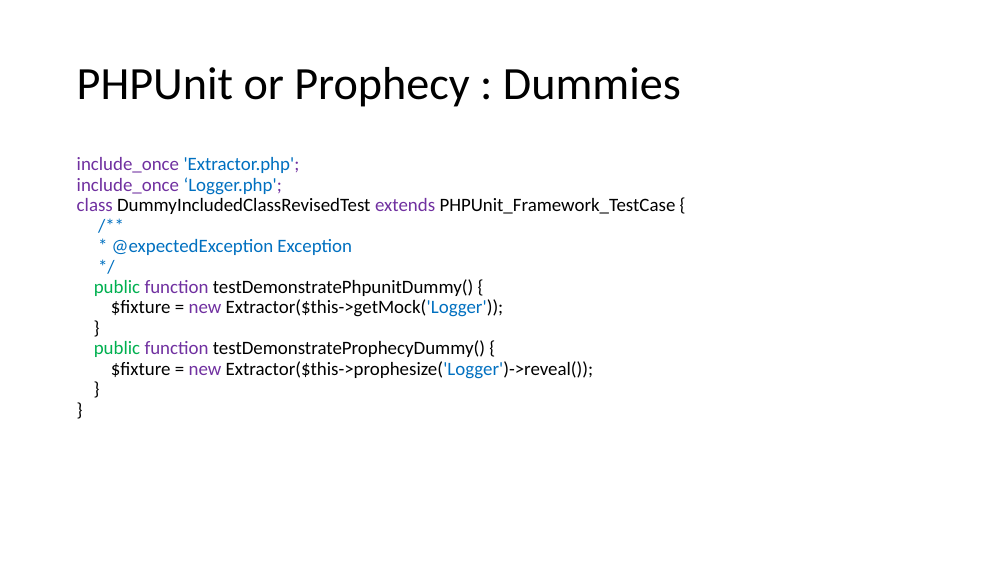
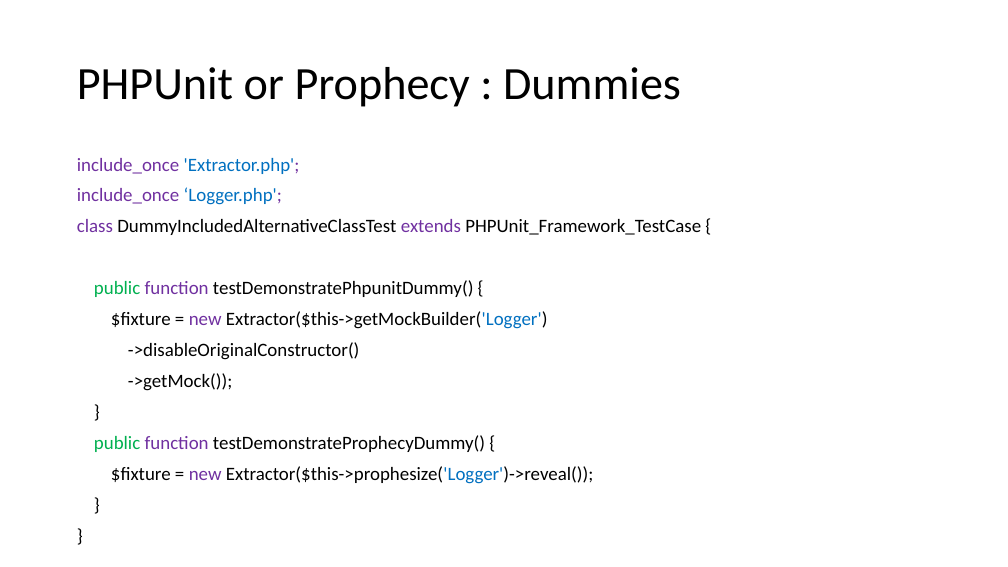
Before and after one commit to docljn/phpunit-or-prophecy-for-mocks, a slide deck: slide 22 of Creating Unit Test Mocks - PHPUnit or Prophecy.pptx. Drawn at 1008x567 pixels with LibreOffice and Linux fonts; fonts in the diff are those of the drawing. Boxes give left, top, right and bottom in pixels: in the first picture for what was removed or moved away, otherwise in the second. Text is boxed around its words. In the diff, an @@ line names an element or a change of style, - is before the commit and + after.

```diff
--- a/Creating Unit Test Mocks - PHPUnit or Prophecy.pptx
+++ b/Creating Unit Test Mocks - PHPUnit or Prophecy.pptx
@@ text at [77,158,594,484]: more space between paragraphs @@
@@ text at [77,219,701,235]: text changed @@
-class DummyIncludedClassRevisedTest extends PHPUnit_Framework_TestCase {
-/**
-* @expectedException Exception
-*/
+class DummyIncludedAlternativeClassTest extends PHPUnit_Framework_TestCase {
@@ text at [111,311,548,391]: text changed @@
-$fixture = new Extractor($this->getMock('Logger'));
+$fixture = new Extractor($this->getMockBuilder('Logger')
+->disableOriginalConstructor()
+->getMock());
```
Also in this commit, not shown: 50 other slides changed, 2 slides added, 6 slides removed, 1 other file.
